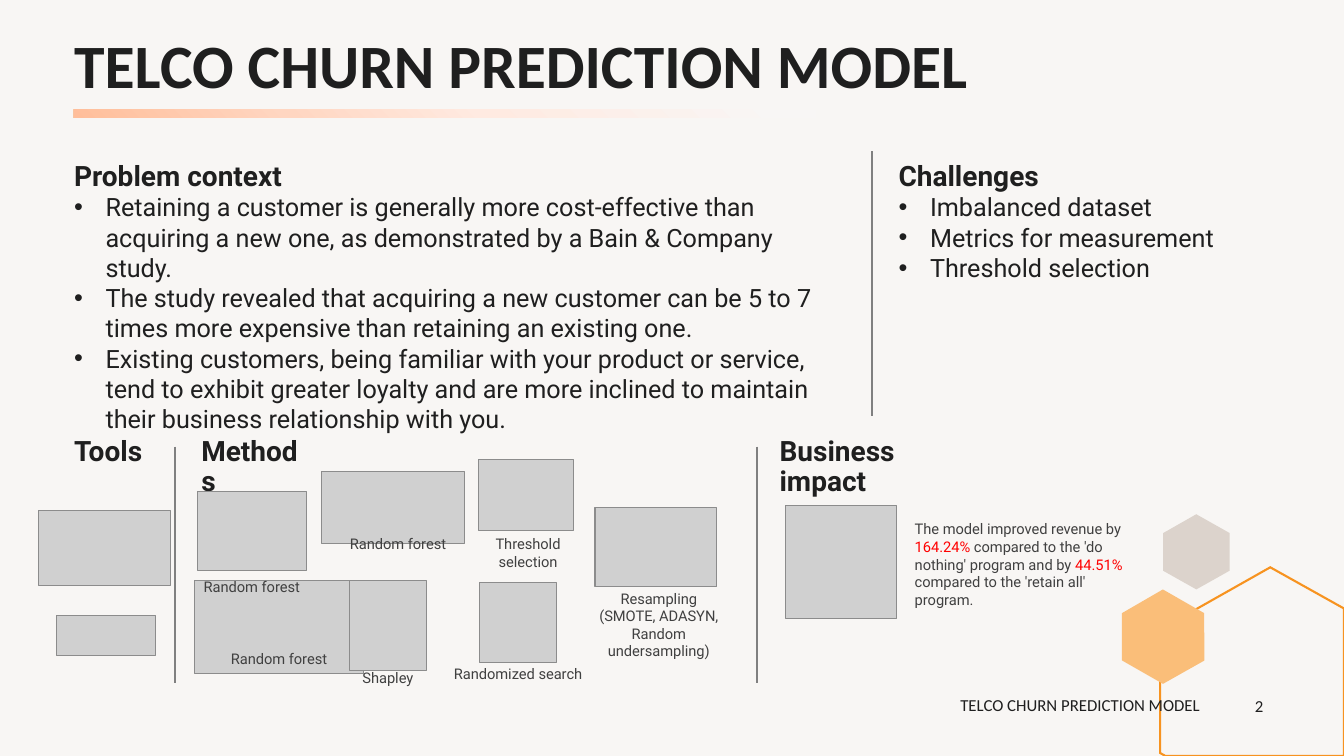
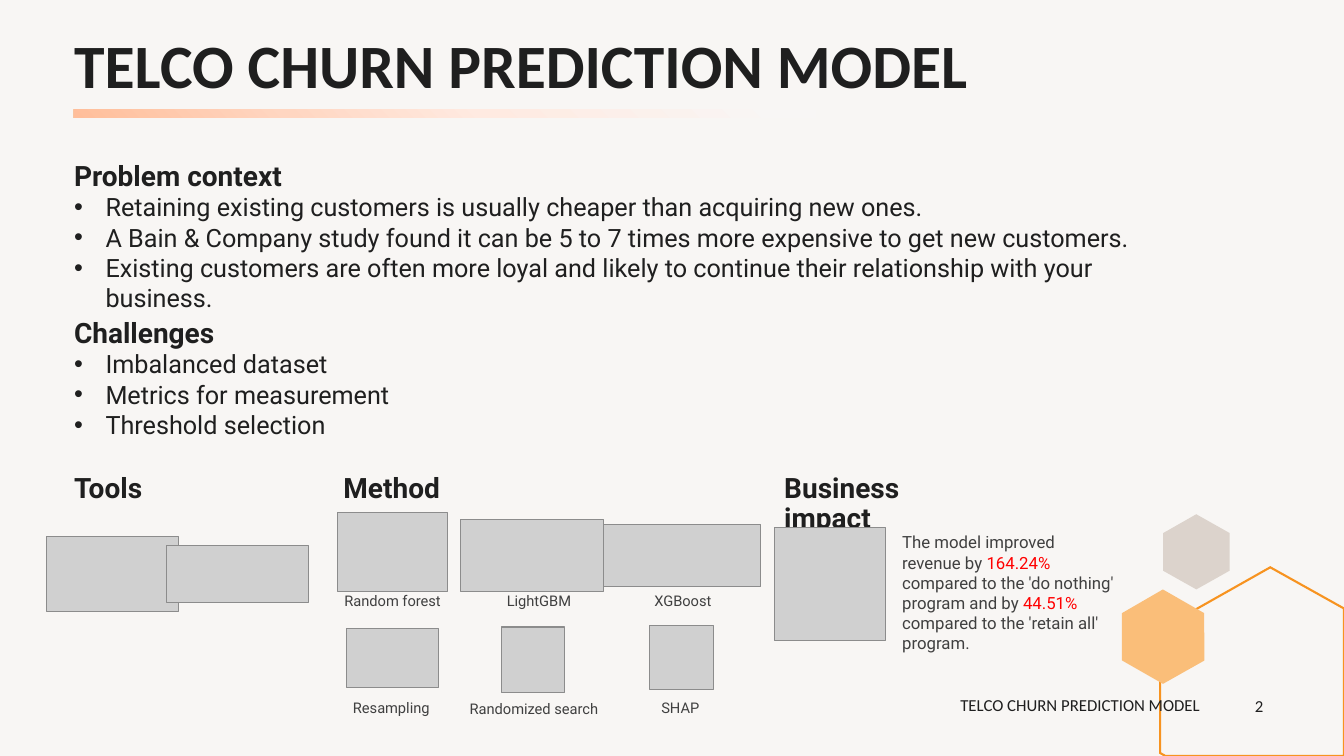
Before and after one commit to peerapat-t/telco_churn_prediction_model, a slide deck: slide 2 of Telco churn prediction model presentation.pptx. Drawn at 1344x756 pixels with LibreOffice and Linux fonts; fonts in the diff are those of the drawing; grey boxes stand for pictures. Boxes give left, top, right and bottom in pixels: in the first picture for what was removed or moved away, otherwise in the second. Text is boxed around its words. In the diff, an @@ line names an element or a change of style, - is before the commit and + after.

```diff
--- a/Telco churn prediction model presentation.pptx
+++ b/Telco churn prediction model presentation.pptx
@@ line removed from (872, 151) to (872, 416) @@
@@ text at <box>106,197,1128,283</box>: text changed @@
-• Retaining a customer is generally more cost-effective than acquiring a new one, as demonstrated by a Bain & Company study.
-• The study revealed that acquiring a new customer can be 5 to 7 times more expensive than retaining an existing one.
-• Existing customers, being familiar with your product or service, tend to exhibit greater loyalty and are more inclined to maintain their business relationship with you.
+• Retaining existing customers is usually cheaper than acquiring new ones.
+• A Bain & Company study found it can be 5 to 7 times more expensive to get new customers.
+• Existing customers are often more loyal and likely to continue their relationship with your business.
@@ text "Challenges" rewrapped from <box>930,197,1214,278</box> to <box>74,322,389,435</box> @@
@@ line removed from (175, 447) to (175, 684) @@
@@ line removed from (757, 447) to (757, 684) @@
@@ text "Tools": place and size @@
-text "Tools" at <box>74,440,142,462</box>
+text "Tools" at <box>74,477,142,499</box>
@@ text "Methods": place and size @@
-text "Methods" at <box>192,433,321,476</box>
+text "Methods" at <box>334,470,465,513</box>
@@ picture removed at <box>479,460,574,531</box> @@
@@ text "Business impact" rewrapped from <box>780,440,895,497</box> to <box>784,477,899,528</box> @@
@@ picture: place and size @@
-picture at <box>38,511,170,586</box>
+picture at <box>46,536,178,611</box>
@@ picture: place and size @@
-picture at <box>198,491,308,571</box>
+picture at <box>338,513,448,593</box>
@@ picture: place and size @@
-picture at <box>322,472,465,543</box>
+picture at <box>461,520,604,592</box>
@@ text removed at <box>496,538,561,567</box> @@
-Threshold selection
@@ picture: place and size @@
-picture at <box>195,580,363,674</box>
+picture at <box>604,524,761,587</box>
@@ picture: place and size @@
-picture at <box>786,505,897,619</box>
+picture at <box>774,527,885,641</box>
@@ text "The model improved revenue by ...": place and size @@
-text "The model improved revenue by ..." at <box>915,523,1122,608</box>
+text "The model improved revenue by ..." at <box>902,535,1113,633</box>
@@ text "The model improved revenue by ..." at <box>902,535,1113,633</box>: size 10.5 to 12 pt @@
@@ picture: place and size @@
-picture at <box>56,615,156,655</box>
+picture at <box>166,545,309,603</box>
@@ text removed at <box>204,580,300,592</box> @@
-Random forest
@@ text "Random forest": place and size @@
-text "Random forest" at <box>350,538,446,549</box>
+text "Random forest" at <box>344,595,440,606</box>
@@ text added at <box>507,595,571,609</box>, 10.5 pt, text #404040 @@
+LightGBM
@@ text removed at <box>599,593,718,659</box> @@
-Resampling
-(SMOTE, ADASYN, Random undersampling)
@@ text added at <box>654,595,711,606</box>, 10.5 pt, text #404040 @@
+XGBoost
@@ picture: place and size @@
-picture at <box>595,508,717,587</box>
+picture at <box>347,629,439,689</box>
@@ picture: place and size @@
-picture at <box>480,583,557,662</box>
+picture at <box>501,627,565,693</box>
@@ picture: place and size @@
-picture at <box>350,580,426,669</box>
+picture at <box>650,625,714,690</box>
@@ text removed at <box>231,653,327,664</box> @@
-Random forest
@@ text removed at <box>362,670,413,686</box> @@
-Shapley
@@ text added at <box>353,702,430,716</box>, 10.5 pt, text #404040 @@
+Resampling
@@ text "Randomized search": place and size @@
-text "Randomized search" at <box>454,668,583,679</box>
+text "Randomized search" at <box>470,703,598,714</box>
@@ text added at <box>661,702,699,713</box>, 10.5 pt, text #404040 @@
+SHAP
```
Also in this commit, not shown: 1 other file.
